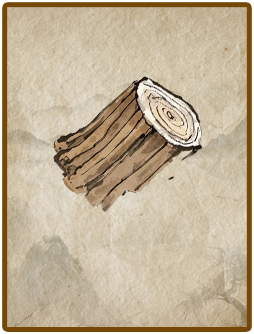
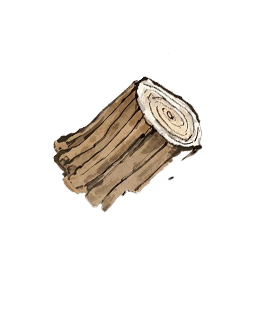
Comparing the layer stacks of the two w=254, h=334 images. Changes:
hid "图层 2" over box(7, 7, 247, 327)
